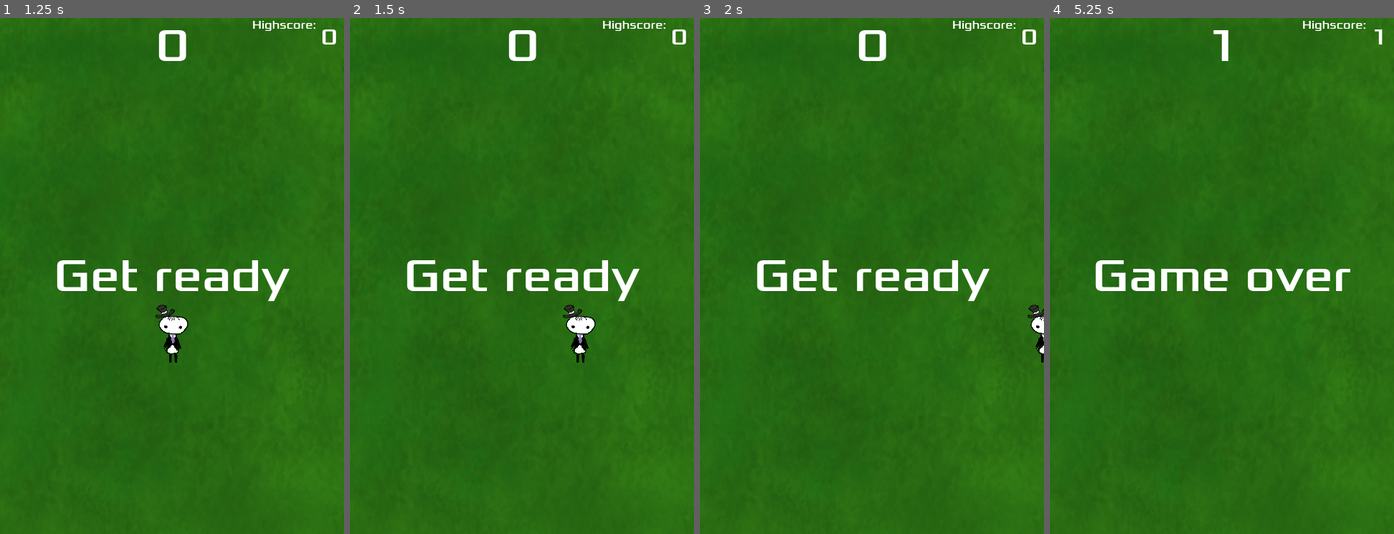
Above: before the commit, frames 1-4 (left to right).
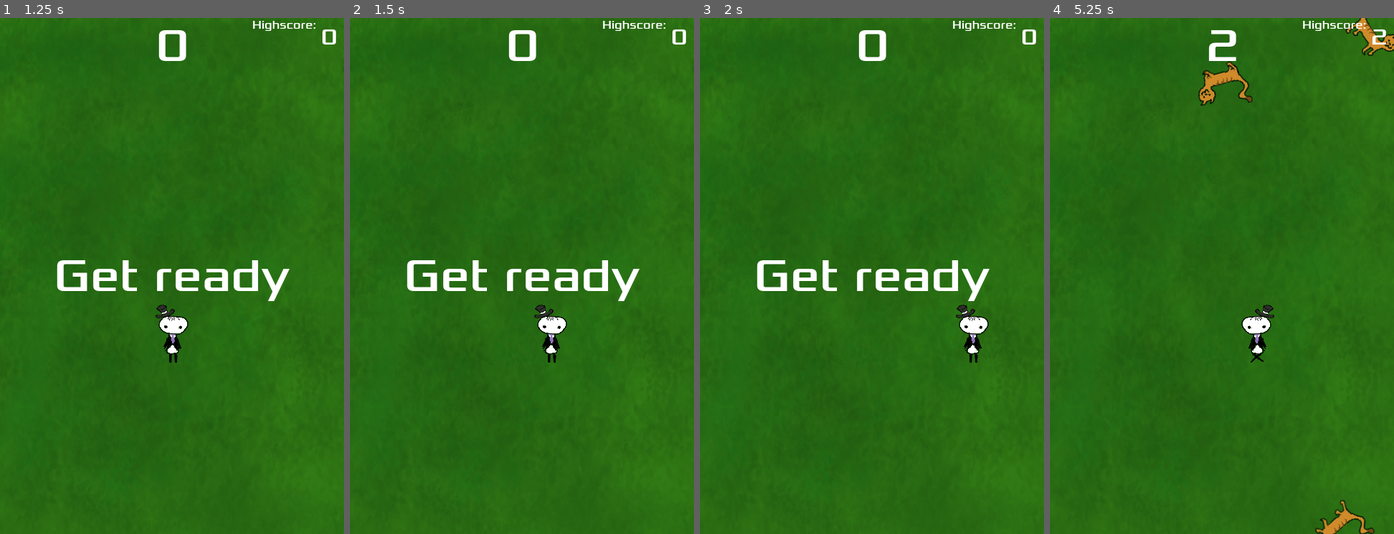
Above: after the commit, the same moments.

Repository: ebistu/dis-guys-a-cat-allergic
Game: Godot game, scene res://main.tscn
The game is run twice, just before and just after one commit, with the same random seed, the same clock (stepped at 60 frames per second) and the same inputs.
Inputs:
- Up to frame 1 (1.25 s): click "Start" at 0.5 s
- Up to frame 2 (1.5 s): tap Enter at 1.25 s; hold D (move_right) from 1.28 s (still down)
- Up to frame 3 (2 s): keep holding D (move_right)
- Up to frame 4 (5.25 s): release D (move_right) at 2.03 s; hold S (move_down) 2.03-2.78 s; hold D (move_right) 2.78-3.53 s; hold W (move_up) 3.53-4.28 s; hold A (move_left) from 4.28 s (still down)

Frame 1 is identical in both runs. In frame 2, 1.0% of the frame differs, in the area x 53-72%, y 55-67%; in frame 3, 0.8%; in frame 4, 3.8%, in the area x 13-100%, y 0-100%.

Commit message:
changed speed

Diff:
--- a/scripts/player.gd
+++ b/scripts/player.gd
@@ -2,7 +2,7 @@
 
 signal hit
 var screen_size
-var speed = 400
+var speed = 200
 # Called when the node enters the scene tree for the first time.
 func _ready():
 	screen_size = get_viewport_rect().size
Not shown, changed: export_presets.cfg
